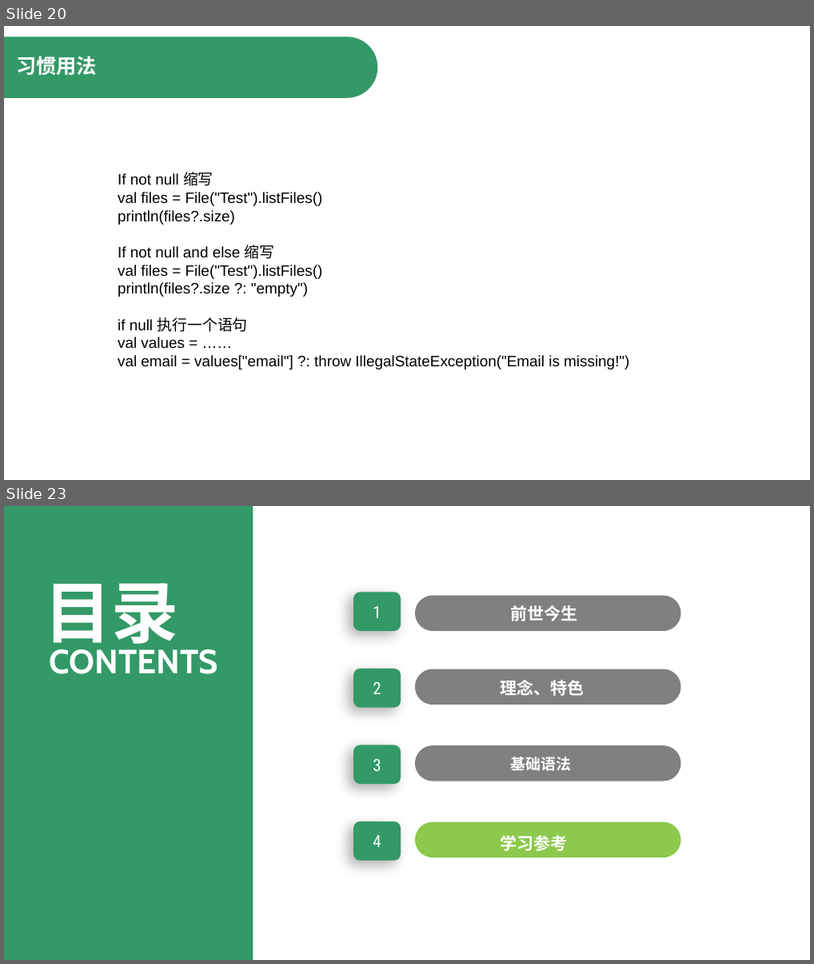
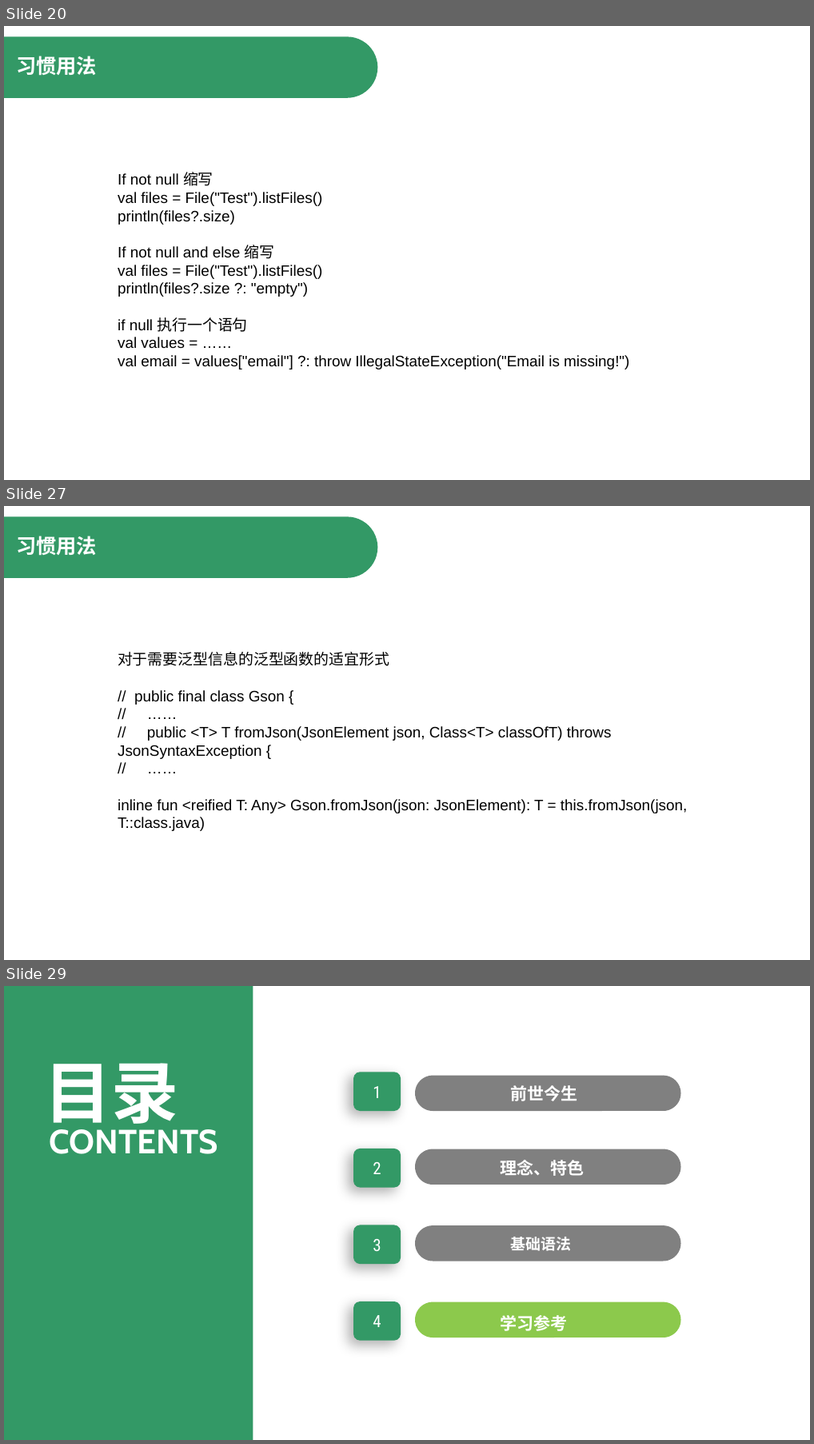
Before and after one commit to JosephLoveWong/UStory, a slide deck: app/Kotlin开发入门_王明明.pptx. Shown one above the other, each under a label of ours: slides 20 and 23 before the commit, slides 20, 27 and 29 after it; the slides between them are not shown. The pictures are 814x964 and 814x1444 pixels, drawn with LibreOffice and Linux fonts; fonts in the diff are those of the drawing. Boxes give left, top, right and bottom in pixels: in the first picture for what was removed or moved away, otherwise in the second. Text is boxed around its words. In the diff, an @@ line names an element or a change of style, - is before the commit and + after.

```diff
--- a/app/Kotlin开发入门_王明明.pptx
+++ b/app/Kotlin开发入门_王明明.pptx
@@ slide 27 added at box(4, 506, 810, 960), background #FFFFFF @@
@@ round same rect added at box(4, 516, 378, 578), fill #339966 @@
@@ text added at box(16, 536, 97, 556), 24 pt, text #FFFFFF, bold @@
+习惯用法
@@ text added at box(118, 652, 687, 831), 18 pt, text #000000 @@
+对于需要泛型信息的泛型函数的适宜形式
+// public final class Gson {
+// ……
+// public <T> T fromJson(JsonElement json, Class<T> classOfT) throws JsonSyntaxException {
+// ……
+inline fun <reified T: Any> Gson.fromJson(json: JsonElement): T = this.fromJson(json, T::class.java)
@@ what was slide 23 is now slide 29 @@
```
Also in this commit, not shown: 7 other slides added, 2 slides removed, 34 other files.
